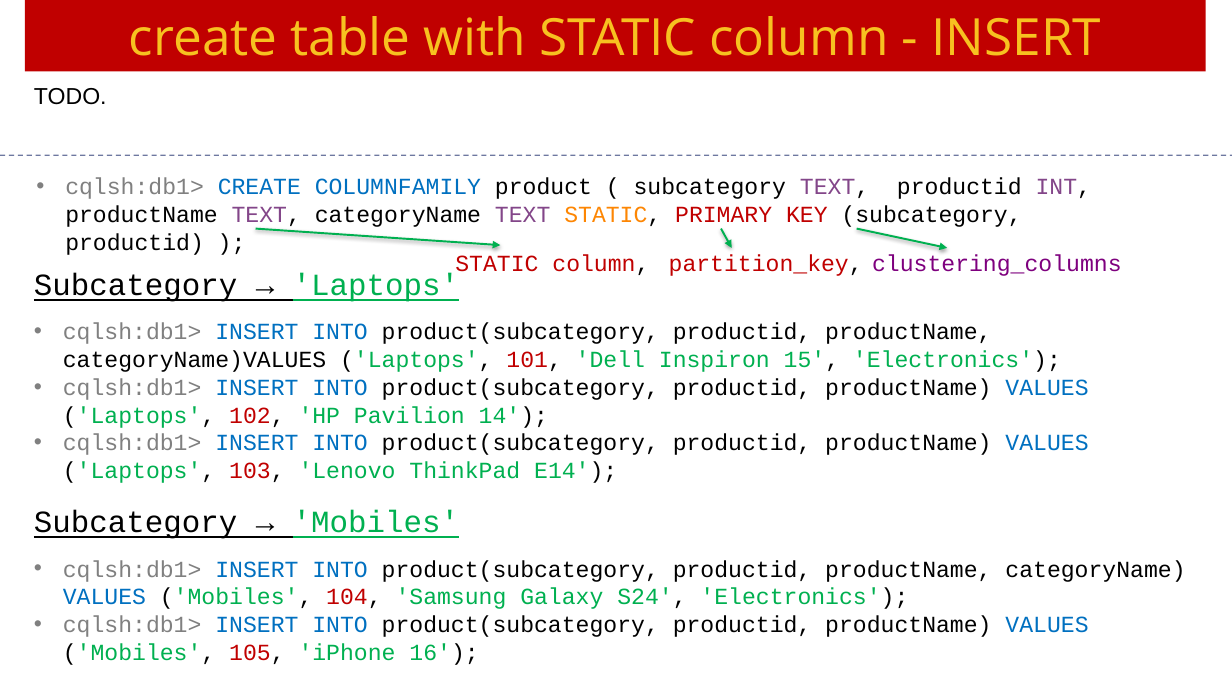
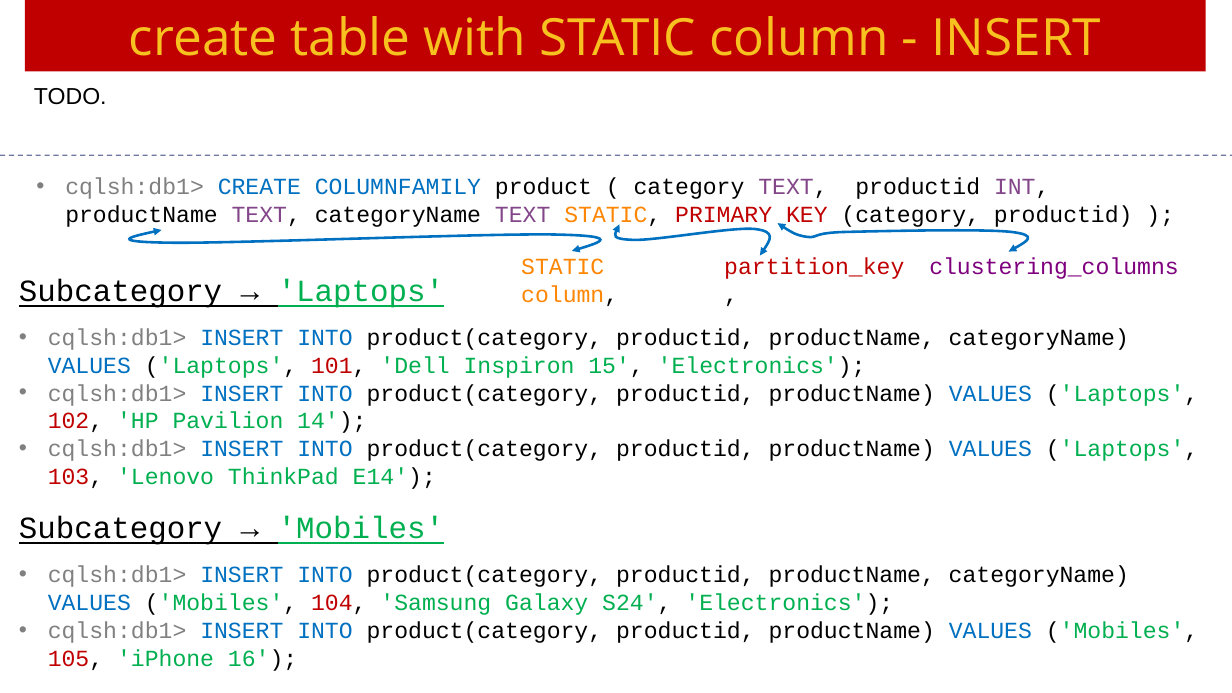
Before and after one commit to Saleel-Bagde/PPT-s, a slide deck: slide 20 of Cassandra Ver3.pptx. Drawn at 1232x693 pixels with LibreOffice and Linux fonts; fonts in the diff are those of the drawing. Boxes give left, top, right and bottom in pixels: in the first picture for what was removed or moved away, otherwise in the second. Text is boxed around its words. In the diff, an @@ line names an element or a change of style, - is before the commit and + after.

```diff
--- a/Cassandra Ver3.pptx
+++ b/Cassandra Ver3.pptx
@@ text at <box>65,178,1133,229</box>: text changed @@
-• cqlsh:db1> CREATE COLUMNFAMILY product ( subcategory TEXT, productid INT, productName TEXT, categoryName TEXT STATIC, PRIMARY KEY (subcategory, productid) );
+• cqlsh:db1> CREATE COLUMNFAMILY product ( category TEXT, productid INT, productName TEXT, categoryName TEXT STATIC, PRIMARY KEY (category, productid) );
@@ freeform shape added at <box>131,230,598,251</box>, outline #0070C0 2 pt @@
@@ arrow removed from (256, 228) to (500, 245) @@
@@ freeform shape added at <box>616,225,769,256</box>, outline #0070C0 2 pt @@
@@ arrow removed from (721, 228) to (732, 248) @@
@@ freeform shape added at <box>777,223,1026,251</box>, outline #0070C0 2 pt @@
@@ arrow removed from (857, 228) to (947, 248) @@
@@ text "Subcategory → 'Laptops'": place and size @@
-text "Subcategory → 'Laptops'" at <box>34,273,1185,665</box>
+text "Subcategory → 'Laptops'" at <box>19,278,1198,671</box>
@@ text "STATIC column,": place and size @@
-text "STATIC column," at <box>455,255,649,275</box>
+text "STATIC column," at <box>521,258,618,306</box>
@@ text "STATIC column," at <box>521,258,618,306</box>: text colour #C00000 to #FD8603 @@
@@ text "partition_key," rewrapped from <box>669,255,863,276</box> to <box>724,257,904,279</box> @@
@@ text "clustering_columns": place and size @@
-text "clustering_columns" at <box>872,255,1122,276</box>
+text "clustering_columns" at <box>929,257,1179,279</box>
@@ text at <box>48,329,1198,489</box>: text changed @@
-• cqlsh:db1> INSERT INTO product(subcategory, productid, productName, categoryName)VALUES ('Laptops', 101, 'Dell Inspiron 15', 'Electronics');
-• cqlsh:db1> INSERT INTO product(subcategory, productid, productName) VALUES ('Laptops', 102, 'HP Pavilion 14');
-• cqlsh:db1> INSERT INTO product(subcategory, productid, productName) VALUES ('Laptops', 103, 'Lenovo ThinkPad E14');
+• cqlsh:db1> INSERT INTO product(category, productid, productName, categoryName) VALUES ('Laptops', 101, 'Dell Inspiron 15', 'Electronics');
+• cqlsh:db1> INSERT INTO product(category, productid, productName) VALUES ('Laptops', 102, 'HP Pavilion 14');
+• cqlsh:db1> INSERT INTO product(category, productid, productName) VALUES ('Laptops', 103, 'Lenovo ThinkPad E14');
@@ text at <box>48,566,1198,671</box>: text changed @@
-• cqlsh:db1> INSERT INTO product(subcategory, productid, productName, categoryName) VALUES ('Mobiles', 104, 'Samsung Galaxy S24', 'Electronics');
-• cqlsh:db1> INSERT INTO product(subcategory, productid, productName) VALUES ('Mobiles', 105, 'iPhone 16');
+• cqlsh:db1> INSERT INTO product(category, productid, productName, categoryName) VALUES ('Mobiles', 104, 'Samsung Galaxy S24', 'Electronics');
+• cqlsh:db1> INSERT INTO product(category, productid, productName) VALUES ('Mobiles', 105, 'iPhone 16');
```
Also in this commit, not shown: 21 other slides changed.
